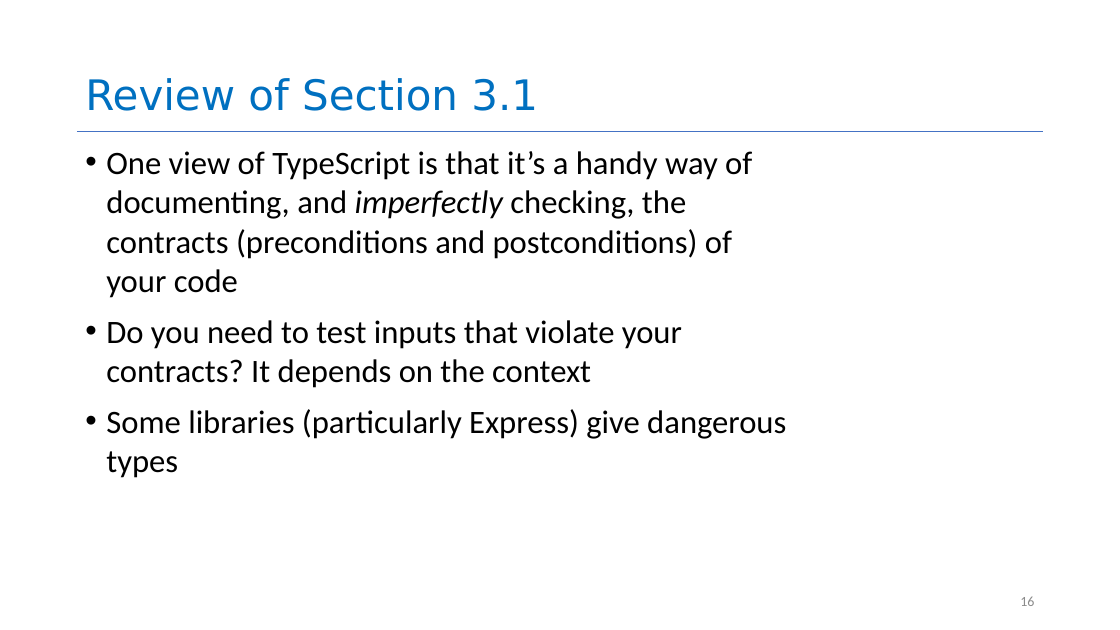
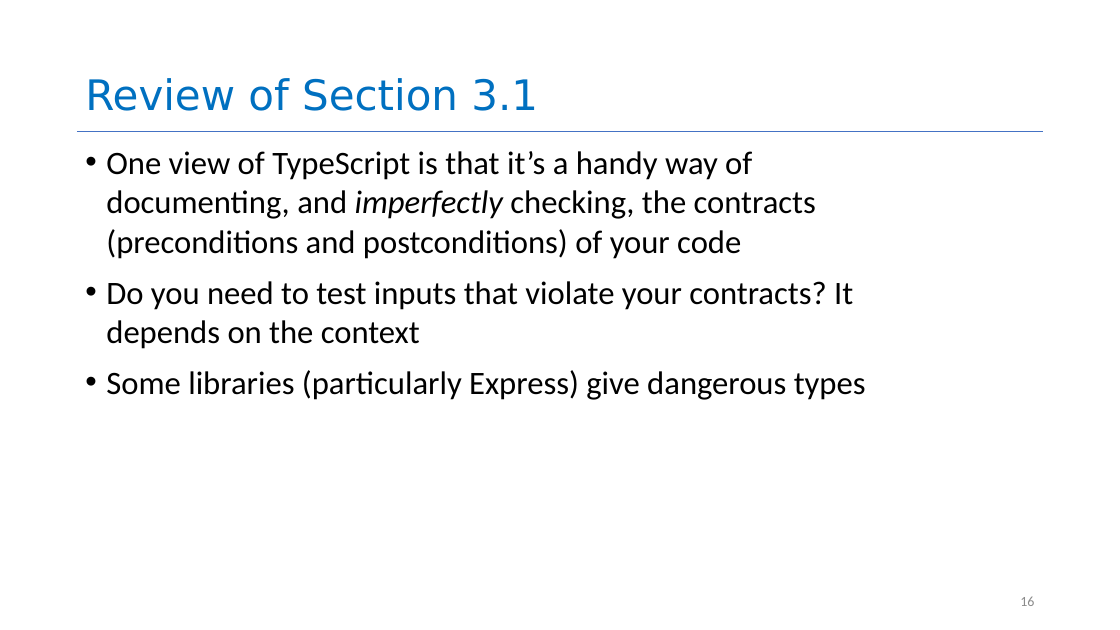
Before and after one commit to neu-se/CS4530-Fall-2026, a slide deck: slide 16 of Slides/Module 03 Unit Testing.pptx. Drawn at 1120x630 pixels with LibreOffice and Linux fonts; fonts in the diff are those of the drawing. Boxes give left, top, right and bottom in pixels: in the first picture for what was removed or moved away, otherwise in the second. Text is boxed around its words. In the diff, an @@ line names an element or a change of style, - is before the commit and + after.

```diff
--- a/Slides/Module 03 Unit Testing.pptx
+++ b/Slides/Module 03 Unit Testing.pptx
@@ text "One view of TypeScript is ..." rewrapped from box(106, 151, 786, 478) to box(106, 151, 866, 400) @@
```
Also in this commit, not shown: 7 other slides changed, 1 other file.
